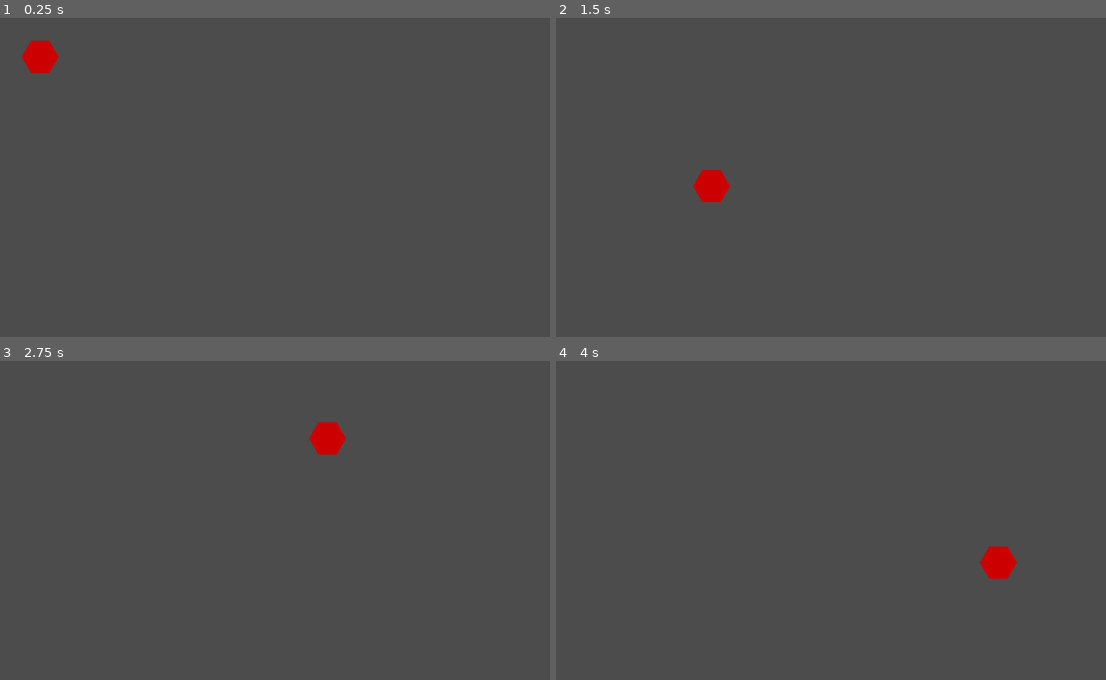
Above: before the commit, frames 1-4 (two rows, left to right).
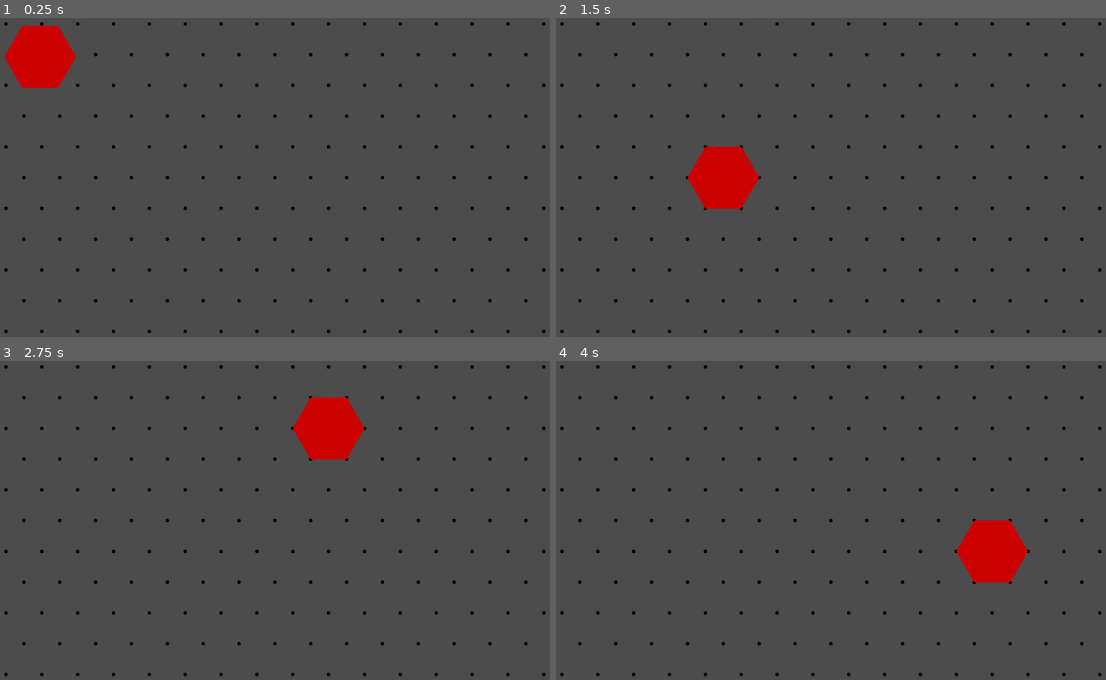
Above: after the commit, the same moments.

Repository: F3lixitas/pousse_pousse_nain
Game: Godot game, scene res://scenes/Scene_prototype.tscn
The game is run twice, just before and just after one commit, with the same random seed, the same clock (stepped at 60 frames per second) and the same inputs.
Inputs (mouse positions are in pixels of both pictures, inside the frame that each line leads up to):
- Up to frame 1 (0.25 s): no input
- Up to frame 2 (1.5 s): tap Enter at 0.5 s; move the mouse to (952, 151) at 0.52 s; click (952, 151) at 0.67 s; tap Space at 1.25 s; move the mouse to (710, 187) at 1.27 s; click (710, 187) at 1.42 s
- Up to frame 3 (2.75 s): tap Enter at 2 s; move the mouse to (330, 437) at 2.02 s; click (330, 437) at 2.17 s
- Up to frame 4 (4 s): tap Space at 2.75 s; move the mouse to (798, 577) at 2.77 s; click (798, 577) at 2.92 s; tap Enter at 3.5 s; move the mouse to (996, 561) at 3.52 s; click (996, 561) at 3.67 s

The runs differ from the first frame. In frame 1, 2.5% of the frame differs, in the area x 0-100%, y 1-99%; in frame 2, 2.5%; in frame 3, 2.5%; in frame 4, 2.5%.

Commit message:
snapping sur les points

Diff:
--- a/scenes/Scene_prototype.tscn
+++ b/scenes/Scene_prototype.tscn
@@ -1,12 +1,16 @@
-[gd_scene load_steps=3 format=2]
+[gd_scene load_steps=4 format=2]
 
 [ext_resource path="res://images/pion_1.png" type="Texture" id=1]
 [ext_resource path="res://scripts/pion_1_script.gd" type="Script" id=2]
+[ext_resource path="res://scripts/nodeGenerator_script.gd" type="Script" id=3]
 
 [node name="Scene_prototype" type="Node2D"]
 
-[node name="pion_1" type="Sprite" parent="."]
+[node name="nodeGenerator" type="Node2D" parent="."]
+script = ExtResource( 3 )
+
+[node name="pion_1" type="Sprite" parent="nodeGenerator"]
 position = Vector2( 101, 99 )
-scale = Vector2( 0.257813, 0.257813 )
+scale = Vector2( 0.5, 0.5 )
 texture = ExtResource( 1 )
 script = ExtResource( 2 )
--- /dev/null
+++ b/scripts/nodeGenerator_script.gd
@@ -0,0 +1,34 @@
+extends Node2D
+
+var nodes = Array()
+var maxX = 25
+var maxY = 15
+
+func _unhandled_input(event):
+	if event is InputEventMouseButton and event.is_pressed() and event.button_index == BUTTON_LEFT:
+		var cursorPos = get_viewport().get_mouse_position()
+		var minDist = 10000
+		var dist
+		var index = 0
+		for i in range(0, maxX * maxY):
+			dist = cursorPos.distance_to(nodes[i].position)
+			if dist < minDist:
+				minDist = dist
+				index = i
+		get_child(maxX * maxY).position = nodes[index].position # le pion est ajouté après les points
+
+func _init():
+	#var st = SurfaceTool.new()
+	#st.begin(Mesh.PRIMITIVE_TRIANGLES)
+
+
+	for i in range(0, maxX * maxY):
+		var inst = Sprite.new()
+		inst.position.x = (i % maxX) * 64 + ((int(i / maxX) % 2) * 32) + 40
+		inst.position.y = int(i / maxX) * 55 + 40
+		var texture = load("res://images/noeud.png")
+		inst.set_scale(Vector2(0.1, 0.1))
+		inst.texture = texture
+		nodes.append(inst)
+		add_child(inst)
+	pass
--- a/scripts/pion_1_script.gd
+++ b/scripts/pion_1_script.gd
@@ -1,7 +1,7 @@
 extends Sprite
 
-func _input(event):
-	if event is InputEventMouseButton and event.is_pressed():
-		var cursorPos = get_viewport().get_mouse_position()
-		position.x = cursorPos.x
-		position.y = cursorPos.y
+#func _input(event):
+#	if event is InputEventMouseButton and event.is_pressed():
+#		var cursorPos = get_viewport().get_mouse_position()
+#		position.x = cursorPos.x
+#		position.y = cursorPos.y
